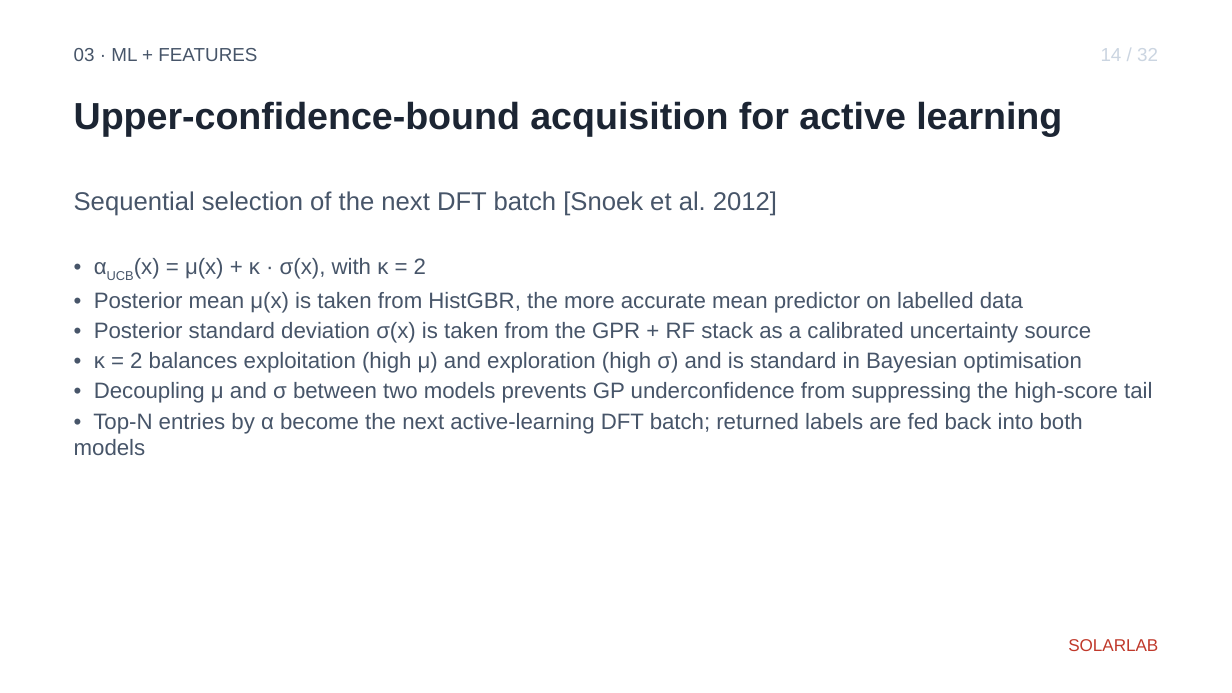
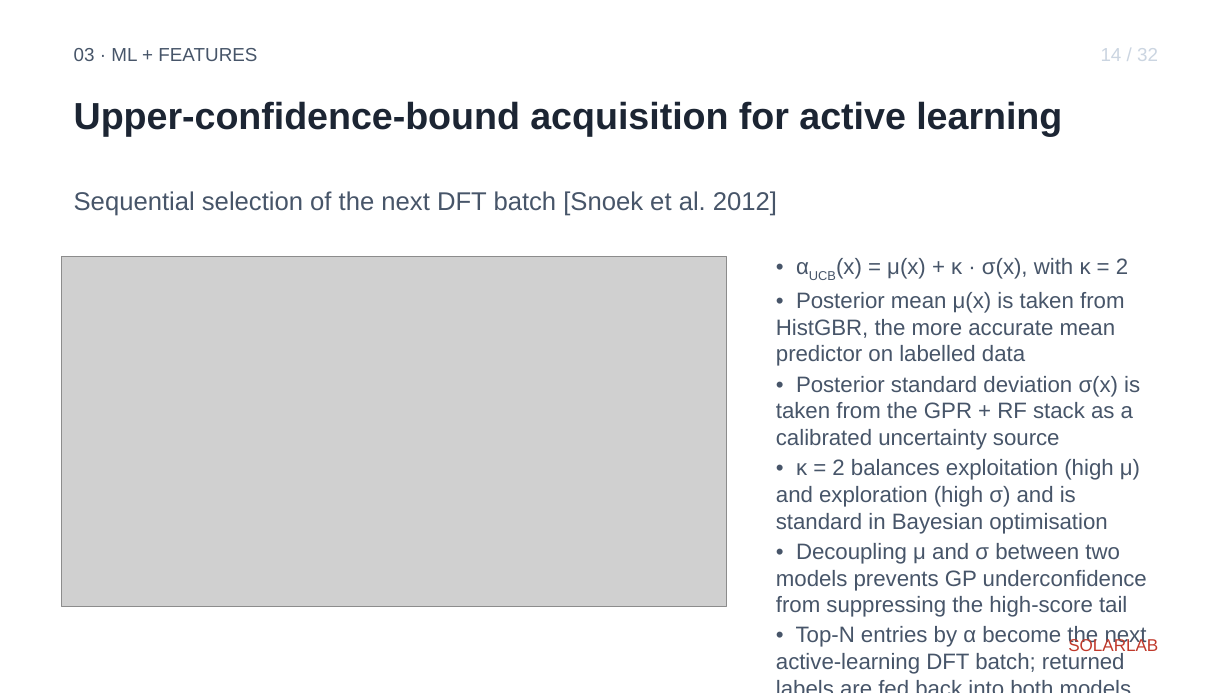
Before and after one commit to ShaneLogic/SolarLab, a slide deck: slide 17 of presentations/jmi-2026/output/jmi-2026.pptx. Drawn at 1232x693 pixels with LibreOffice and Linux fonts; fonts in the diff are those of the drawing; grey boxes stand for pictures. Boxes give left, top, right and bottom in pixels: in the first picture for what was removed or moved away, otherwise in the second. Text is boxed around its words. In the diff, an @@ line names an element or a change of style, - is before the commit and + after.

```diff
--- a/presentations/jmi-2026/output/jmi-2026.pptx
+++ b/presentations/jmi-2026/output/jmi-2026.pptx
@@ picture added at bbox=[62, 256, 727, 606] @@
@@ text "• αUCB(x) = μ(x) + ..." rewrapped from bbox=[74, 258, 1152, 455] to bbox=[776, 258, 1147, 674] @@
```
Also in this commit, not shown: 4 other slides changed, 9 other files.
